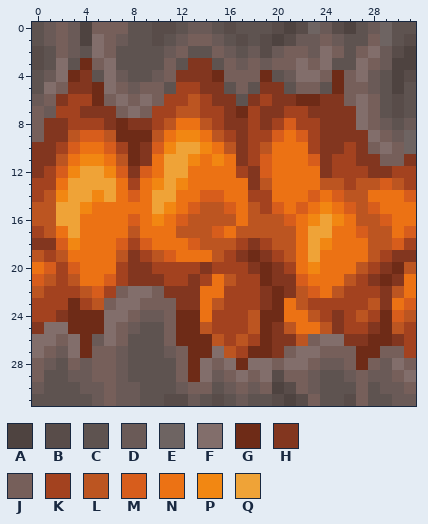
Pixel-art sprite -- textures/blocks/creaking_heart_side_active.png. That is the earlier state.
The file is 32x32 pixels. Colours within 5 levels of each other are drawn and written as one.
Palette (. is transparent): A #4e4340  B #584c49  C #5e5350  D #6a5a57  E #6e6462  F #826e6b  G #6e2b17  H #82361f  J #765f5a  K #a3421f  L #bc5521  M #d75d1c  N #ec7214  P #f28712  Q #efa337
Now the later version:
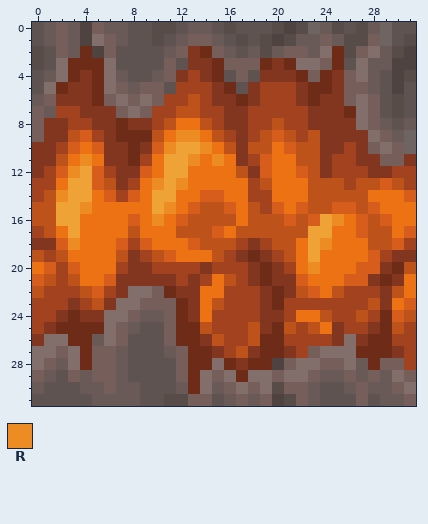
Colours new in this view: R #ed8c22
Edits made:
colour L: #bc5521 -> #bd521b
Changed rows in their new state; - is a pixel that keeps its letter.
first column x 0:
 0 ------DD------------------CB----
 1 --------------------------BB----
 2 ----GA-------HG----------GB-----
 3 ---G-G---------G-J-GHG-FJG--D---
 4 -----G-------K--C-CHHHGJGH------
 5 --G-----------K-GCHKKKHGGH------
 6 ---HH------------G--KKH---------
 7 -----------------H-KK-----G-----
 8 -----H-------------KLK-H--------
 9 -----KH-----RR-----L-LKL--------
10 -----MHH---R--R---L--MLL--------
11 ----RNHH-K---R-R------LL--------
12 ---R-MKH---------L----ML--------
13 -----MLH--R-R-----K----L--------
14 --R--NMK---------------LLL------
15 ----R------R-----------LLM------
16 ----------R-----------LM-R-M----
17 ----------------------L---------
18 ---R--------------------R-------
19 ----------------------------M---
20 -----------------------R---MM---
21 -------H---H------H-------MM----
22 -------H---G--------------------
23 ---H--H-----G--------KK---------
24 ----HH-------H----KHHK-NLK------
25 KHG----------------HG-KLN-------
26 H-FG----------H--KL-GKKKKHF---K-
27 -FJ------------HKLH-GHKJFFF--GH-
28 FJDFG---------GFGHGGAJ-FJJFDGJJK
29 -D-J-----------JFGF-JFFJDDJDJ-FJ
30 -------------GFDJFJFBJ----D-D-JF
31 ------D------JJCDJDJABJD--C--D-J
